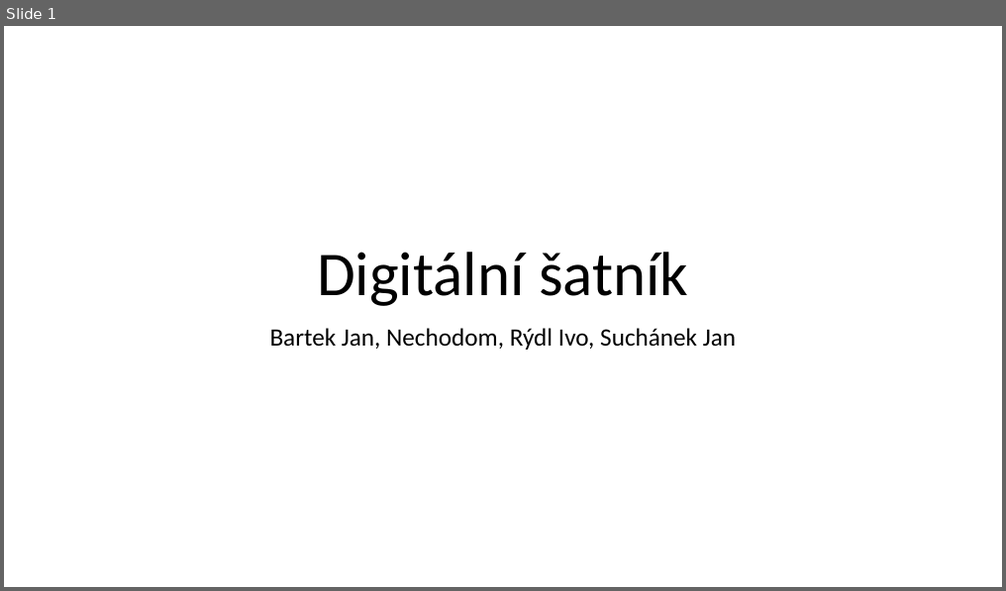
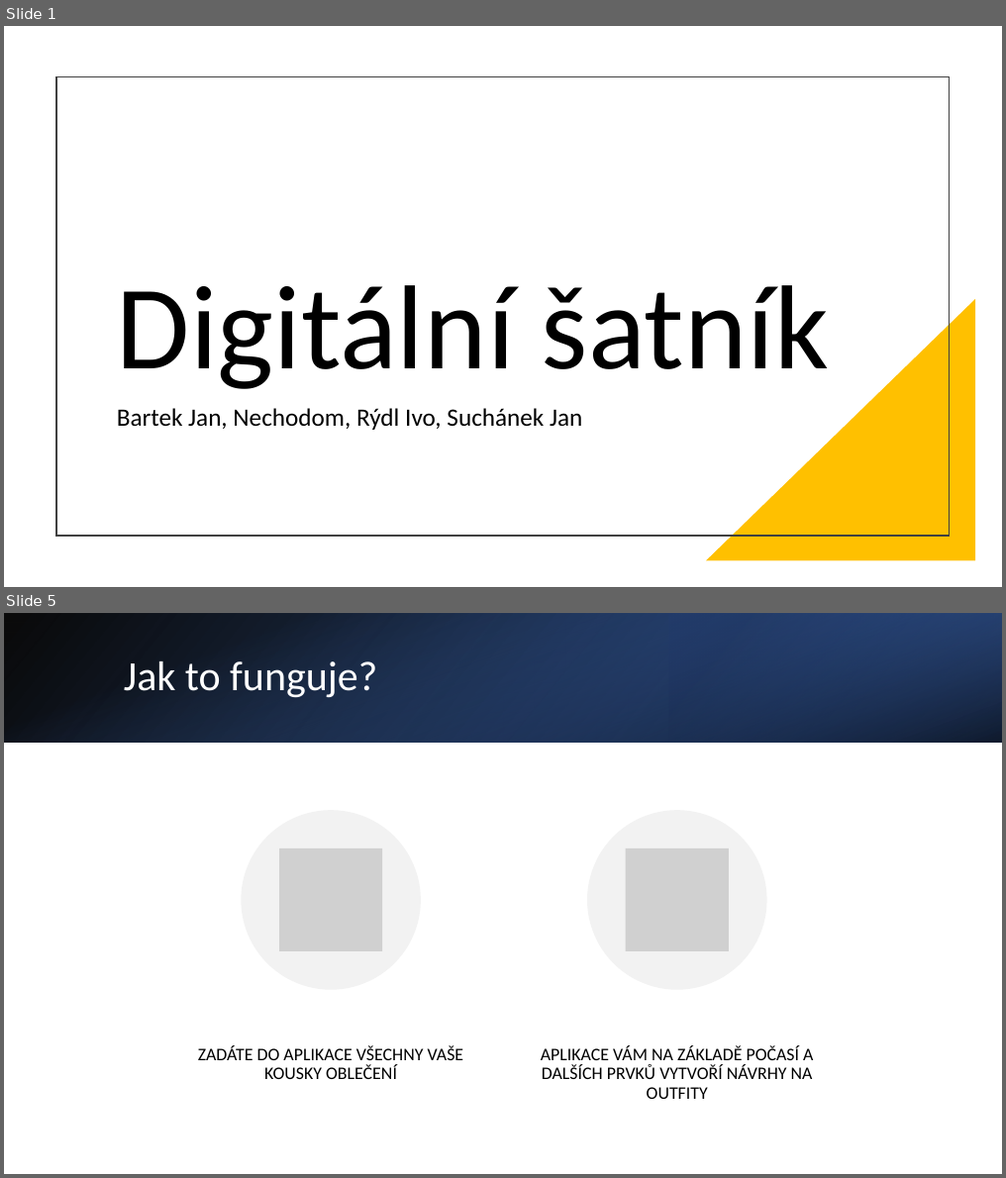
Before and after one commit to frezepush/prezentace, a slide deck: Digitální šatník.pptx. Shown one above the other, each under a label of ours: slide 1 before the commit, slides 1 and 5 after it; the slides between them are not shown. The pictures are 1006x591 and 1006x1178 pixels, drawn with LibreOffice and Linux fonts; fonts in the diff are those of the drawing; grey boxes stand for pictures. Boxes give left, top, right and bottom in pixels: in the first picture for what was removed or moved away, otherwise in the second. Text is boxed around its words. In the diff, an @@ line names an element or a change of style, - is before the commit and + after.

```diff
--- a/Digitální šatník.pptx
+++ b/Digitální šatník.pptx
@@ slide 5 added at (x1=4, y1=613, x2=1002, y2=1174), background #FFFFFF @@
@@ rectangle added at (x1=4, y1=613, x2=1002, y2=742), fill gradient #000000 to #2F5597 @@
@@ rectangle added at (x1=4, y1=613, x2=1002, y2=742), fill gradient #4472C4 to #000000 @@
@@ rectangle added at (x1=669, y1=613, x2=1002, y2=742), fill gradient #203864 to #4472C4 @@
@@ title added at (x1=124, y1=662, x2=377, y2=698), 40 pt, text #FFFFFF @@
+Jak to funguje?
@@ group added at (x1=198, y1=810, x2=813, y2=1099): 2 ellipses, 2 pictures, 2 texts @@
+ZADÁTE DO APLIKACE VŠECHNY VAŠE KOUSKY OBLEČENÍ
+APLIKACE VÁM NA ZÁKLADĚ POČASÍ A DALŠÍCH PRVKŮ VYTVOŘÍ NÁVRHY NA OUTFITY
@@ slide 1 changed as well @@
@@ rectangle added at (x1=56, y1=76, x2=949, y2=536), outline #404040 1.5 pt @@
@@ title "Digitální šatník" moved from (x1=317, y1=252, x2=688, y2=306) to (x1=117, y1=285, x2=829, y2=389) @@
@@ title "Digitální šatník" at (x1=117, y1=285, x2=829, y2=389): size 60 to 115 pt; alignment centre to left @@
@@ right triangle added at (x1=706, y1=299, x2=976, y2=562), fill #FFC000 @@
@@ subtitle "Bartek Jan, Nechodom, Rýdl Ivo, ..." moved from (x1=270, y1=328, x2=736, y2=350) to (x1=117, y1=408, x2=582, y2=430) @@
@@ subtitle "Bartek Jan, Nechodom, Rýdl Ivo, ..." at (x1=117, y1=408, x2=582, y2=430): alignment centre to left @@
```
Also in this commit, not shown: 3 other slides changed.
